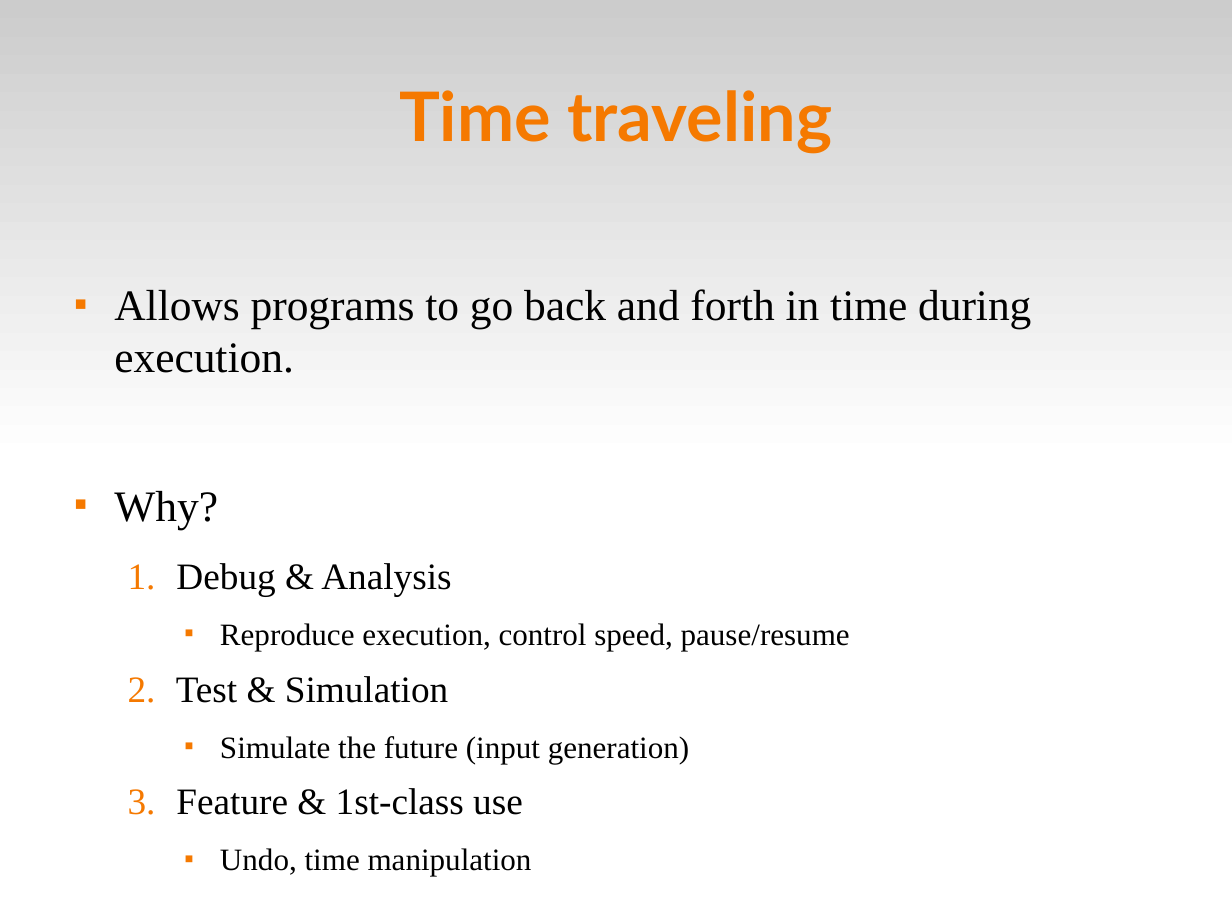
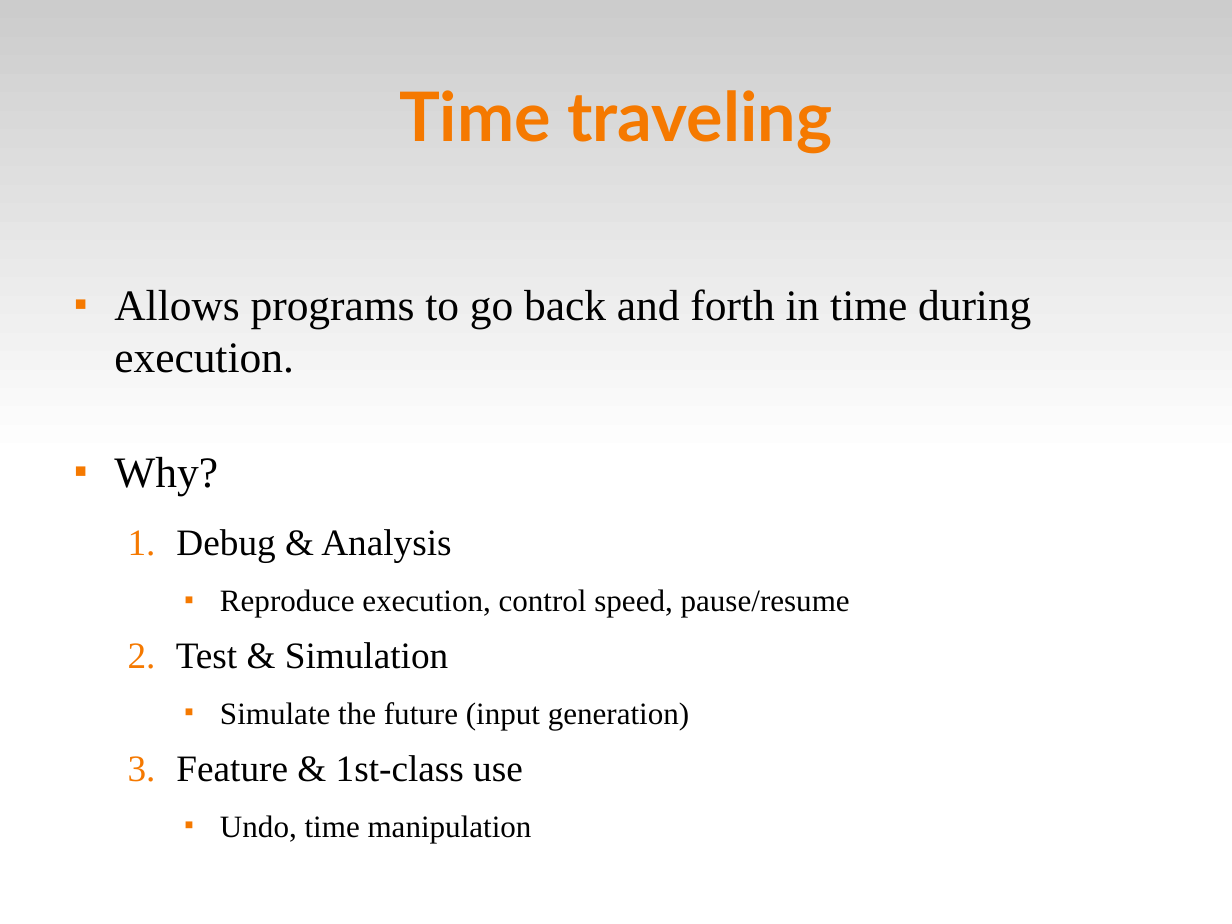
Before and after one commit to fsantanna-no/ceu-docs, a slide deck: slide 2 of TM/ceu_tm.odp. Drawn at 1232x924 pixels with LibreOffice and Linux fonts; fonts in the diff are those of the drawing. Boxes give left, top, right and bottom in pixels: in the first picture for what was removed or moved away, otherwise in the second. Text is boxed around its words. In the diff, an @@ line names an element or a change of style, - is before the commit and + after.

```diff
--- a/TM/ceu_tm.odp
+++ b/TM/ceu_tm.odp
@@ text "Allows programs to go back ..." rewrapped from [114, 289, 1031, 876] to [114, 289, 1031, 843] @@
```
Also in this commit, not shown: 4 other files.
